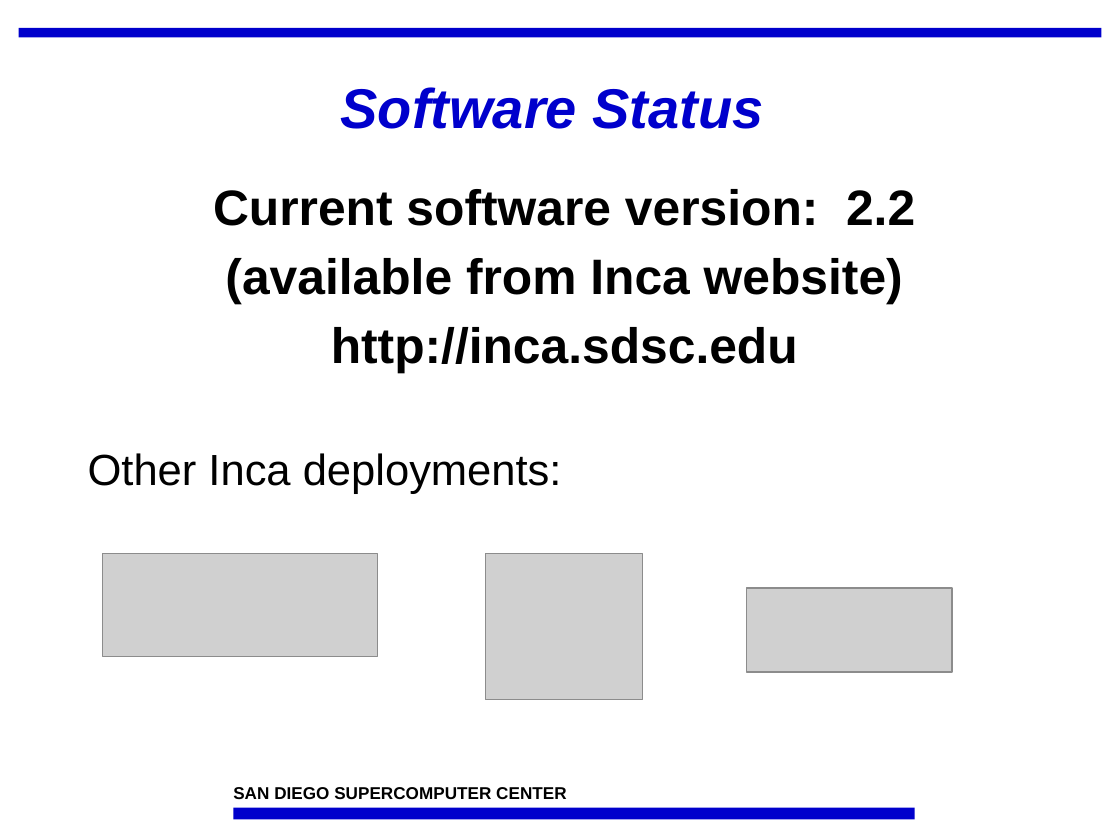
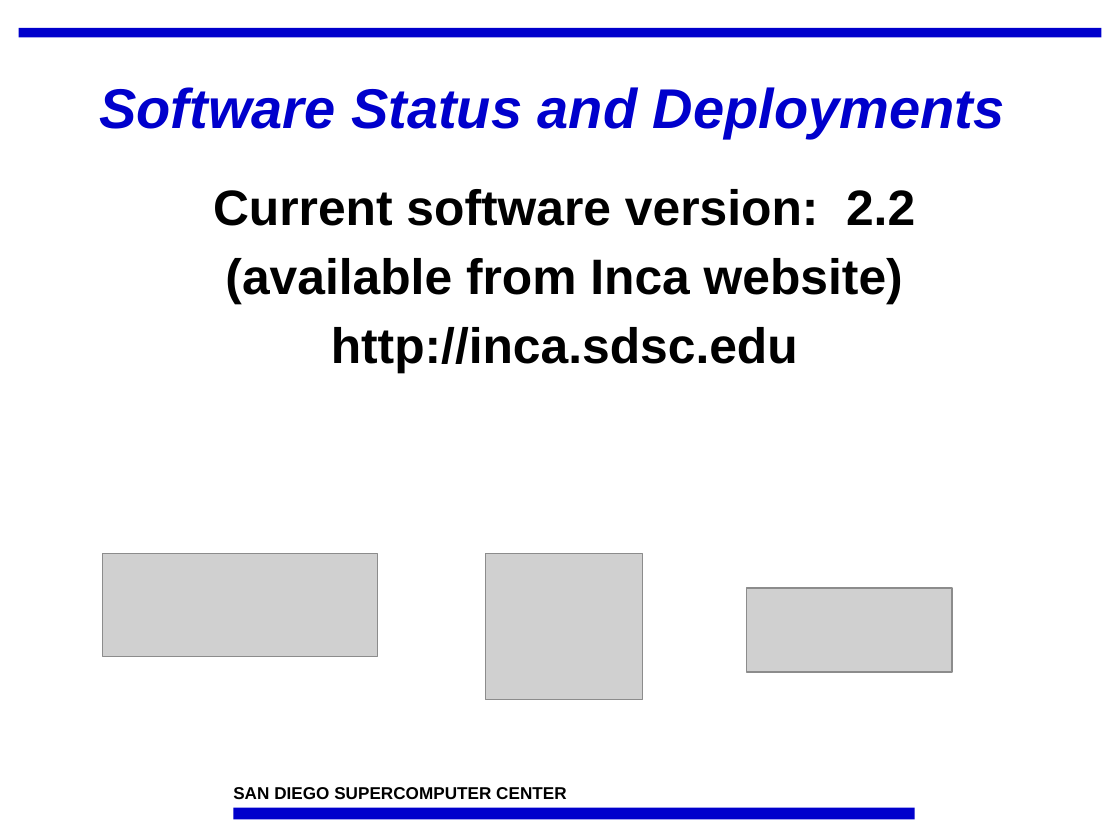
Before and after one commit to IncaProject/inca-xsede, a slide deck: slide 15 of talks/sc07/inca-sc07.ppt. Drawn at 1120x840 pixels with LibreOffice and Linux fonts; fonts in the diff are those of the drawing; grey boxes stand for pictures; background and template pictures are left out. Boxes give left, top, right and bottom in pixels: in the first picture for what was removed or moved away, otherwise in the second. Text is boxed around its words. In the diff, an @@ line names an element or a change of style, - is before the commit and + after.

```diff
--- a/talks/sc07/inca-sc07.ppt
+++ b/talks/sc07/inca-sc07.ppt
@@ title at (99, 87, 1004, 138): text changed @@
-Software Status
+Software Status and Deployments
@@ text at (88, 453, 562, 494): paragraph removed @@
-Other Inca deployments:
```
Also in this commit, not shown: 11 other slides changed, 1 slide added, 1 slide removed.
